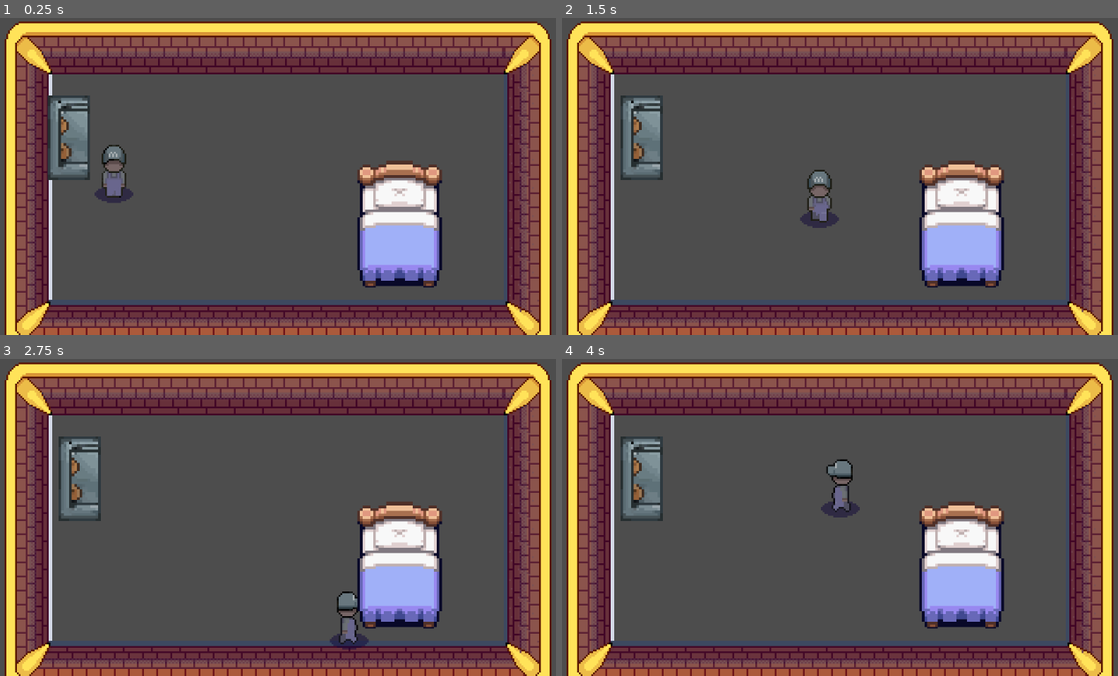
Above: before the commit, frames 1-4 (two rows, left to right).
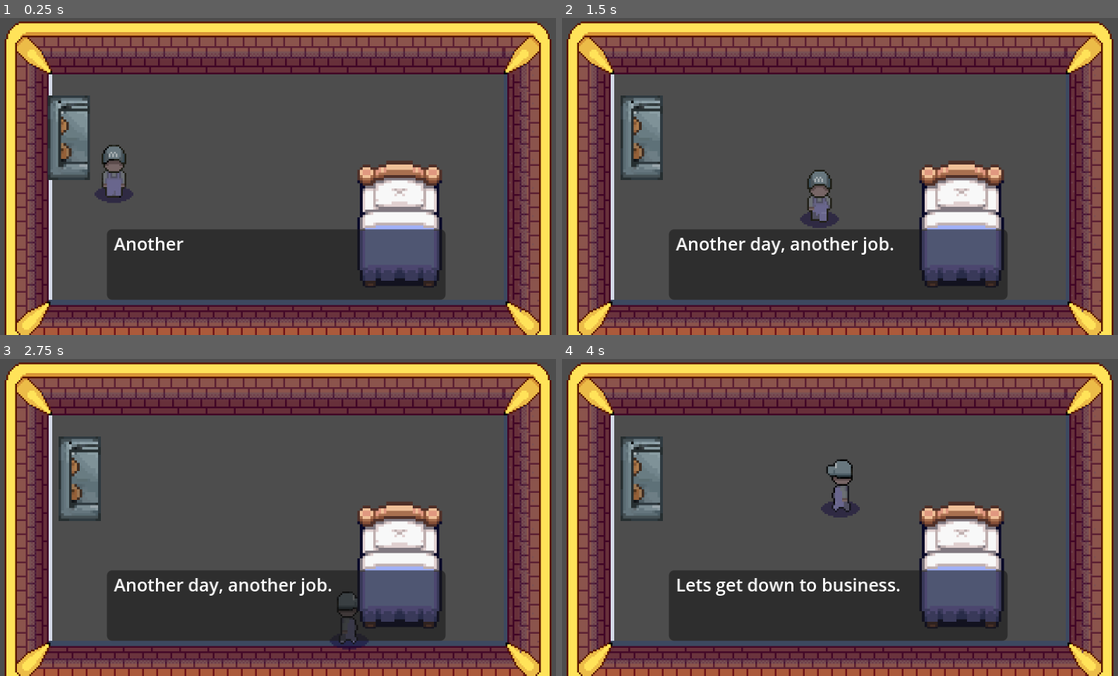
Above: after the commit, the same moments.

Repository: jeanRosa17/project-move-out
Game: Godot game, scene res://Levels/Empty TopDownRoom.tscn
Two runs of this game, one before a commit and one after it. Both use one fixed random seed, a clock stepped at 60 frames per second and the inputs below.
Inputs (mouse positions are in pixels of both pictures, inside the frame that each line leads up to):
- Up to frame 1 (0.25 s): no input
- Up to frame 2 (1.5 s): move the mouse to (962, 160) at 0.52 s; hold Right (MoveRight) 0.53-1.28 s; click (962, 160) at 0.6 s; move the mouse to (728, 192) at 1.27 s; hold S (MoveDown) from 1.28 s (still down); tap Shift (Push-Pull) at 1.35 s
- Up to frame 3 (2.75 s): move the mouse to (333, 447) at 2.02 s; release S (MoveDown) at 2.03 s; hold Right (MoveRight) from 2.03 s (still down); right-click (333, 447) at 2.1 s
- Up to frame 4 (4 s): move the mouse to (812, 580) at 2.77 s; release Right (MoveRight) at 2.78 s; hold W (MoveUp) 2.78-3.53 s; click (812, 580) at 2.85 s; move the mouse to (1006, 565) at 3.52 s; hold Left (MoveLeft) from 3.53 s (still down); hold Shift (Push-Pull) from 3.53 s (still down)

The runs differ from the first frame. In frame 1, 13% of the frame differs, in the area x 19-81%, y 66-89%; in frame 2, 13%; in frame 3, 13%; in frame 4, 13%.

Commit message:
Brought back the Textbox

Diff:
--- a/Levels/Empty TopDownRoom.tscn
+++ b/Levels/Empty TopDownRoom.tscn
@@ -1,15 +1,18 @@
-[gd_scene load_steps=9 format=4 uid="uid://d232pgtn4b17h"]
+[gd_scene load_steps=10 format=4 uid="uid://d232pgtn4b17h"]
 
 [ext_resource type="TileSet" uid="uid://c7j0gyu0tnn1m" path="res://Assets/tiles/Support Columns-autotile2/Support Columns-autotile2.tres" id="1_guw12"]
 [ext_resource type="Texture2D" uid="uid://byjdse3pdpxef" path="res://Assets/Level Art/Bachelor_pad_test_level.png" id="2_euv87"]
-[ext_resource type="Script" uid="uid://cau3mgvyc3sus" path="res://Levels/Dialogue.gd" id="3_fqnor"]
+[ext_resource type="Script" path="res://Levels/Dialogue.gd" id="3_fqnor"]
 [ext_resource type="PackedScene" uid="uid://d0yd01mkkwtji" path="res://Player/Player.tscn" id="4_p3iwt"]
-[ext_resource type="PackedScene" uid="uid://cv6u6nkys85s8" path="res://Objects/Bed.tscn" id="5_7ntl6"]
+[ext_resource type="PackedScene" path="res://Objects/Bed.tscn" id="5_7ntl6"]
 [ext_resource type="Texture2D" uid="uid://b1h3op3pjraac" path="res://Assets/Level Art/couch1.png" id="6_t3k7s"]
 [ext_resource type="Shape2D" uid="uid://chlinrgkjlcsr" path="res://Levels/Resources/WorldBorder.tres" id="7_h821t"]
 
+[sub_resource type="StyleBoxEmpty" id="StyleBoxEmpty_guw12"]
+content_margin_left = 5.0
+
 [sub_resource type="Theme" id="Theme_iqcmb"]
-default_font_size = 11
+default_font_size = 10
 
 [node name="Empty Room" type="Node2D"]
 
@@ -25,31 +28,39 @@
 tile_map_data = PackedByteArray("AAArABIABQACAAIAAAArABQABQACAAIAAAArABUABQACAAIAAAAzAAkABQACAAIAAAAAAAAABQAAAAAAAAACAA …(816 unchanged characters)…
 tile_set = ExtResource("1_guw12")
 
-[node name="Sketch" type="Sprite2D" parent="."]
+[node name="CanvasLayer" type="CanvasLayer" parent="."]
+layer = 3
+follow_viewport_enabled = true
+
+[node name="Sketch" type="Sprite2D" parent="CanvasLayer"]
 visible = false
 position = Vector2(147.75, 125)
 scale = Vector2(0.5, 0.5)
 texture = ExtResource("2_euv87")
 
-[node name="CanvasLayer" type="CanvasLayer" parent="."]
-visible = false
-follow_viewport_scale = 3.0
+[node name="Panel" type="Panel" parent="CanvasLayer"]
+offset_left = 63.0
+offset_top = 120.0
+offset_right = 255.0
+offset_bottom = 160.0
 
-[node name="PanelContainer" type="PanelContainer" parent="CanvasLayer"]
+[node name="PanelContainer" type="PanelContainer" parent="CanvasLayer/Panel"]
+layout_mode = 1
 anchors_preset = 7
 anchor_left = 0.5
 anchor_top = 1.0
 anchor_right = 0.5
 anchor_bottom = 1.0
-offset_left = -448.0
-offset_top = -337.0
-offset_right = -184.0
-offset_bottom = -297.0
+offset_left = -95.0
+offset_top = -39.0
+offset_right = 97.0
+offset_bottom = 1.0
 grow_horizontal = 2
 grow_vertical = 0
+theme_override_styles/panel = SubResource("StyleBoxEmpty_guw12")
 
-[node name="Label" type="Label" parent="CanvasLayer/PanelContainer"]
-custom_minimum_size = Vector2(240, 30)
+[node name="Label" type="Label" parent="CanvasLayer/Panel/PanelContainer"]
+custom_minimum_size = Vector2(192, 40)
 layout_mode = 2
 size_flags_horizontal = 4
 theme = SubResource("Theme_iqcmb")
